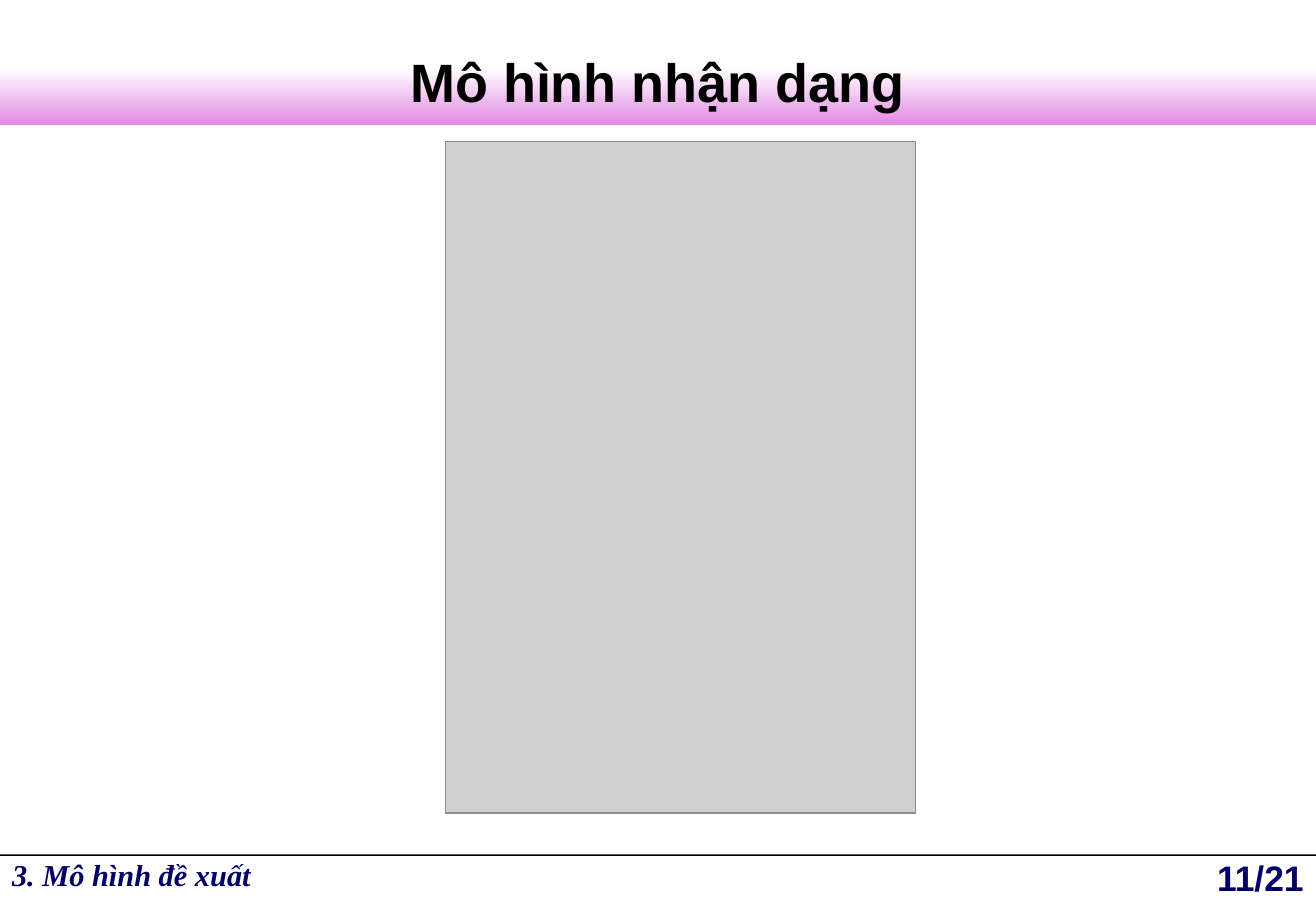
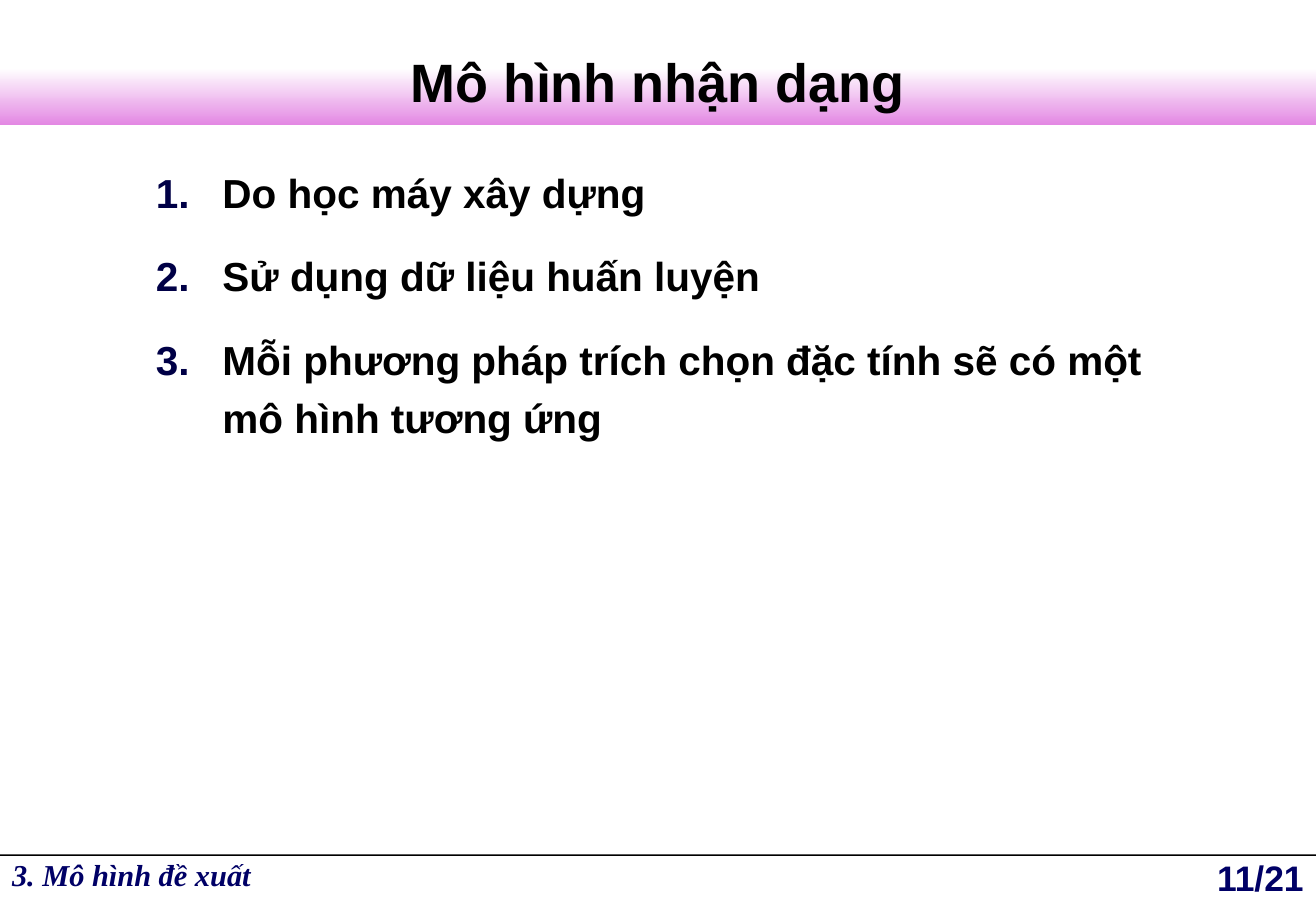
Before and after one commit to darian68/lv, a slide deck: slide 11 of Bao_Cao_Luan_Van.ppt. Drawn at 1316x911 pixels with LibreOffice and Linux fonts; fonts in the diff are those of the drawing; grey boxes stand for pictures; background and template pictures are left out. Boxes give left, top, right and bottom in pixels: in the first picture for what was removed or moved away, otherwise in the second. Text is boxed around its words. In the diff, an @@ line names an element or a change of style, - is before the commit and + after.

```diff
--- a/Bao_Cao_Luan_Van.ppt
+++ b/Bao_Cao_Luan_Van.ppt
@@ picture removed at (446, 142, 915, 813) @@
@@ text added at (222, 177, 1141, 441), 24 pt, text #000000, bold @@
+1. Do học máy xây dựng
+2. Sử dụng dữ liệu huấn luyện
+3. Mỗi phương pháp trích chọn đặc tính sẽ có một mô hình tương ứng
```
Also in this commit, not shown: 4 other slides changed.
